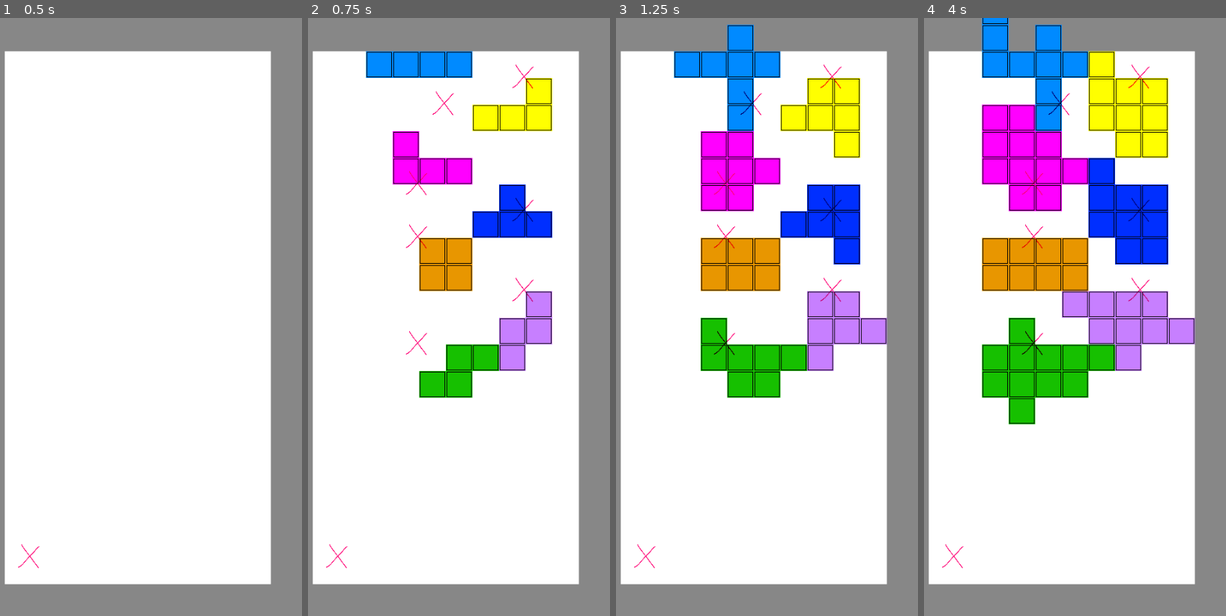
Above: before the commit, frames 1-4 (left to right).
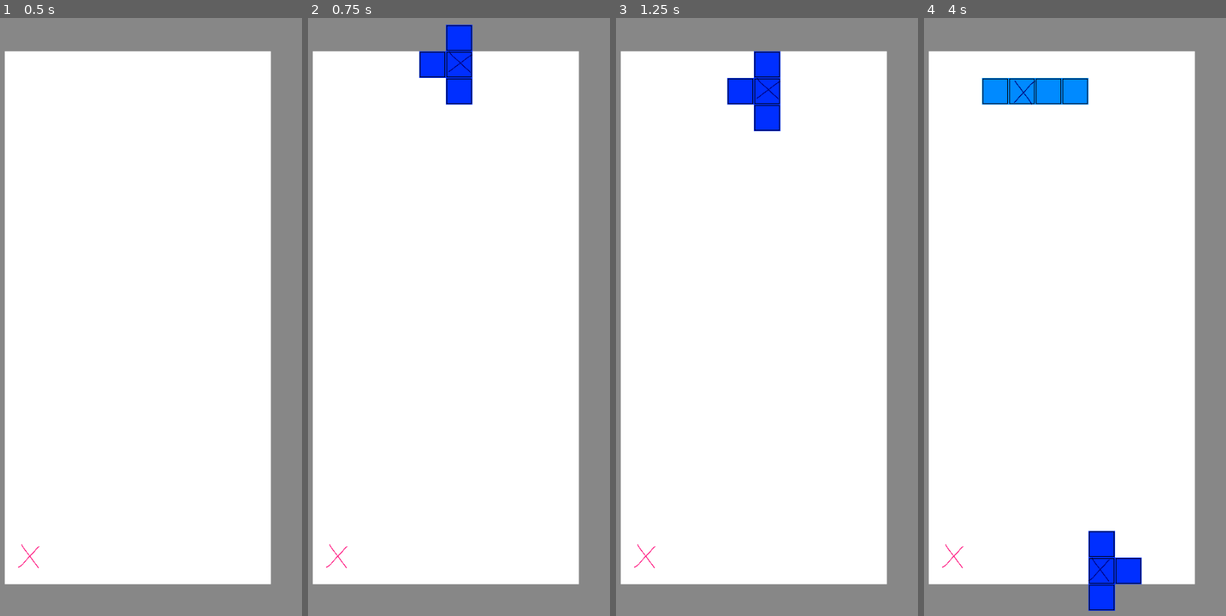
Above: after the commit, the same moments.

Repository: xinaxi/tetris
Game: Godot game, scene res://scenes/main.tscn
The game is run twice, just before and just after one commit, with the same random seed, the same clock (stepped at 60 frames per second) and the same inputs.
Inputs:
- Up to frame 1 (0.5 s): no input
- Up to frame 2 (0.75 s): tap Enter (start) at 0.5 s; hold Right (right) from 0.53 s (still down); hold Up (rotate) from 0.53 s (still down)
- Up to frame 3 (1.25 s): keep holding Right (right); keep holding Up (rotate); tap Enter (start) at 0.8 s
- Up to frame 4 (4 s): release Right (right) at 1.28 s; release Up (rotate) at 1.28 s; hold Keypad 4 (fast_down, bound only after the commit) 1.28-2.03 s; tap Enter (start, bound only before the commit) at 1.35, 2.3, 2.85, 3.8 s; tap Up (rotate) at 1.55, 3.05 s; hold Up (rotate) 2.03-2.78 s; hold Right (right) 2.03-3.53 s; hold Left (left) from 3.53 s (still down); hold Up (rotate) from 3.53 s (still down)

Frame 1 is identical in both runs. In frame 2, 12% of the frame differs, in the area x 19-81%, y 1-64%; in frame 3, 19%; in frame 4, 28%, in the area x 19-90%, y 0-100%.

Commit message:
different classes

Diff:
--- a/project.godot
+++ b/project.godot
@@ -48,3 +48,8 @@
 , Object(InputEventKey,"resource_local_to_scene":false,"resource_name":"","device":-1,"window_id":0,"alt_pressed":false,"shift_pressed":false,"ctrl_pressed":false,"meta_pressed":false,"pressed":false,"keycode":0,"physical_keycode":4194310,"key_label":0,"unicode":0,"echo":false,"script":null)
 ]
 }
+fast_down={
+"deadzone": 0.5,
+"events": [Object(InputEventKey,"resource_local_to_scene":false,"resource_name":"","device":-1,"window_id":0,"alt_pressed":false,"shift_pressed":false,"ctrl_pressed":false,"meta_pressed":false,"pressed":false,"keycode":0,"physical_keycode":4194442,"key_label":0,"unicode":52,"echo":false,"script":null)
+]
+}
--- a/scenes/piece.tscn
+++ /dev/null
@@ -1,30 +0,0 @@
-[gd_scene load_steps=3 format=3 uid="uid://lr2rxds2g3lh"]
-
-[ext_resource type="Script" path="res://scripts/piece.gd" id="1_dbgrc"]
-[ext_resource type="Texture2D" uid="uid://danxrueur8h7i" path="res://block.png" id="2_xfv3i"]
-
-[node name="piece" type="Node2D"]
-script = ExtResource("1_dbgrc")
-
-[node name="b3" type="TextureRect" parent="."]
-offset_left = -40.0
-offset_bottom = 40.0
-texture = ExtResource("2_xfv3i")
-
-[node name="b2" type="TextureRect" parent="."]
-offset_left = 40.0
-offset_top = -40.0
-offset_right = 80.0
-texture = ExtResource("2_xfv3i")
-metadata/_edit_use_anchors_ = true
-
-[node name="b1" type="TextureRect" parent="."]
-offset_left = -40.0
-offset_top = -40.0
-texture = ExtResource("2_xfv3i")
-
-[node name="center" type="TextureRect" parent="."]
-offset_top = -40.0
-offset_right = 40.0
-size_flags_vertical = 8
-texture = ExtResource("2_xfv3i")
--- /dev/null
+++ b/scripts/J.gd
@@ -0,0 +1,9 @@
+extends Piece
+
+func _init():
+	type = forms.J
+	color = "ff00ff"
+	super()
+	get_child(0).position.y -= 2*size
+	get_child(1).position.y -= size
+	get_child(3).position.x -= size
--- /dev/null
+++ b/scripts/L.gd
@@ -0,0 +1,9 @@
+extends Piece
+
+func _init():
+	type = forms.L
+	color = "ffff00"
+	super()
+	get_child(1).position.x = size
+	get_child(2).position.y = -size
+	get_child(3).position.y = -2*size
--- /dev/null
+++ b/scripts/S.gd
@@ -0,0 +1,9 @@
+extends Piece
+
+func _init():
+	type = forms.S
+	color = "16c000"
+	super()
+	get_child(0).position = Vector2(size,-size)
+	get_child(1).position.y -= size
+	get_child(3).position.x -= size
--- /dev/null
+++ b/scripts/T.gd
@@ -0,0 +1,9 @@
+extends Piece
+
+func _init():
+	type = forms.T
+	color = "002fff"
+	super()
+	get_child(0).position.x = -size
+	get_child(2).position.x = size
+	get_child(3).position.y = size
--- /dev/null
+++ b/scripts/Z.gd
@@ -0,0 +1,9 @@
+extends Piece
+
+func _init():
+	type = forms.Z
+	color = "c77fff"
+	super()
+	get_child(0).position = Vector2(-size,-size)
+	get_child(1).position.y -= size
+	get_child(3).position.x += size
--- /dev/null
+++ b/scripts/cube.gd
@@ -0,0 +1,12 @@
+extends Piece
+
+func _init():
+	type = forms.CUBE
+	color = "e89600"
+	super()
+	get_child(1).position = Vector2(0,-size)
+	get_child(2).position = Vector2(-size,0)
+	get_child(3).position = Vector2(-size,-size)
+
+func rotate_piece():
+	pass
--- /dev/null
+++ b/scripts/line.gd
@@ -0,0 +1,9 @@
+extends Piece
+
+func _init():
+	type = forms.LINE
+	color = "008aff"
+	super()
+	get_child(0).position.x -= 2*size
+	get_child(1).position.x -= size
+	get_child(3).position.x += size
--- a/scripts/main.gd
+++ b/scripts/main.gd
@@ -1,12 +1,8 @@
 extends Node
 
-var piece_scene = preload("res://scenes/piece.tscn")
-var size = 40
+var piece_class = preload("res://scripts/piece.gd")
+var size = Piece.size
 var current = null
-
-# Called when the node enters the scene tree for the first time.
-func _ready():
-	pass # Replace with function body.
 
 
 # Called every frame. 'delta' is the elapsed time since the previous frame.
@@ -15,19 +11,8 @@
 
 func _input(event):
 	if event.is_action_pressed("start"):
-#		make_new()
-		for i in range(7):
-			current = piece_scene.instantiate()
-			current.type = i
-			current.rotation += PI/2
-			if i%2 == 0:
-				current.position = Vector2(4*size,4*size*i/2)
-			else:
-				current.position = Vector2(8*size,4*size*i/2)
-			$viewport.add_child(current)
-			var pl = $PointLight2D.duplicate()
-			$viewport.add_child(pl)
-			pl.set_global_position(current.get_child(0).get_global_position())
+		InputMap.erase_action("start")
+		make_new()
 
 
 
@@ -40,11 +25,15 @@
 	current.queue_free()
 	make_new()
 
+
 func make_new():
-	current = piece_scene.instantiate()
-#	current.type = randi_range(0,6)
-	current.position = Vector2(4*size,0)
+	current = piece_class.create(randi_range(0,6))
+	current.position = Vector2(9*size/2,size/2)
 	$viewport.add_child(current)
+	var node = $PointLight2D.duplicate()
+	current.add_child(node)
+	node.set_global_position(current.get_global_position())
+
 	$Timer.timeout.connect(current.move)
 	$Timer.start()
 	current.stopped.connect(make_static)
--- a/scripts/piece.gd
+++ b/scripts/piece.gd
@@ -1,91 +1,69 @@
+class_name Piece
 extends Node2D
 
-enum forms {LINE, L, J, T, CUBE, Z, ZZ}
+signal stopped
+enum forms {CUBE, LINE, L, Z, S, J, T}
 
-var colors = ["008aff", "ffff00", "ff00ff", "002fff", "e89600", "c77fff", "16c000"]
+static var arr = [
+	preload("res://scripts/cube.gd"),
+	preload("res://scripts/line.gd"),
+	preload("res://scripts/L.gd"),
+	preload("res://scripts/Z.gd"),
+	preload("res://scripts/S.gd"),
+	preload("res://scripts/J.gd"),
+	preload("res://scripts/T.gd")
+]
 
-var size = 40
-@export var type = forms.L
+var block_texture = preload("res://block.png")
+
+var type: int
+var color: String
+static var size = 40
 var rotation_count = 0
 
 #edges in global coordinates
 #x is left edge and y is right
 var bound: Vector2
-var down: float
+var down
 
-signal stopped
+static func create(type):
+	return arr[type].new()
 
-#making a form we specified and coloring all blocks
+
+func _init():
+	for i in range(4):
+		var node = Sprite2D.new()
+		node.set_texture(block_texture)
+		node.modulate = Color(color)
+		add_child(node)
+
 func _ready():
-	match  type:
-		forms.LINE:
-			get_child(0).position = Vector2(2*size,-size)
-		forms.CUBE:
-			get_child(1).position = Vector2(0,0)
-		forms.J:
-			get_child(0).position = Vector2(size,0)
-		forms.T:
-			get_child(0).position = Vector2(0,0)
-		forms.Z:
-			get_child(1).position = Vector2(0,-2*size)
-		forms.ZZ:
-			get_child(1).position = Vector2(-2*size, 0)
-
-	for child in get_children():
-		child.modulate = Color(colors[type])
-
-	bound.x = get_parent().get_global_position().x
-	bound.y = bound.x + get_parent().get_size().x
+	bound.x = get_parent().get_global_position().x + size/2
+	bound.y = bound.x + get_parent().get_size().x - size/2
 	down = get_parent().get_global_position().y
 	down += get_parent().get_size().y
+
+# Called every frame. 'delta' is the elapsed time since the previous frame.
+func _process(delta):
+	pass
 
 func _input(event):
 	if event.is_action_pressed("rotate"):
 		rotate_piece()
 	if event.is_action_pressed("left"):
 		if is_there_left():
-			print("position.x = ", position.x)
-			print("position global x = ", get_global_position().x)
-			print("position ch[0] x = ", get_child(1).position.x)
-			print("ch0 global x = ", get_child(1).get_global_position().x)
-			print()
 			position.x -= size
 	if event.is_action_pressed("right"):
 		if is_there_right():
 			position.x += size
 	if event.is_action_pressed("down"):
 		move()
-
+	if event.is_action_pressed("fast_down"):
+		while(is_there_down()):
+			move()
 
 func rotate_piece():
 	rotation += PI/2
-	return
-	match  type:
-		forms.CUBE:
-			return
-		forms.Z:
-			var shift = size
-			if rotation_count > 0:
-				shift = -shift
-			rotation_count = (rotation_count + 1) % 2
-			get_child(0).position.x += shift
-			get_child(1).position.x += shift
-			get_child(1).position.y += 2*shift
-		forms.ZZ:
-			var shift = size
-			if rotation_count == 0:
-				rotation_count = 1
-			else:
-				rotation_count = 0
-				shift = -shift
-		forms.LINE:
-			pass
-		forms.J:
-			pass
-		forms.T:
-			pass
-
-
 
 func move():
 	if is_there_down():
